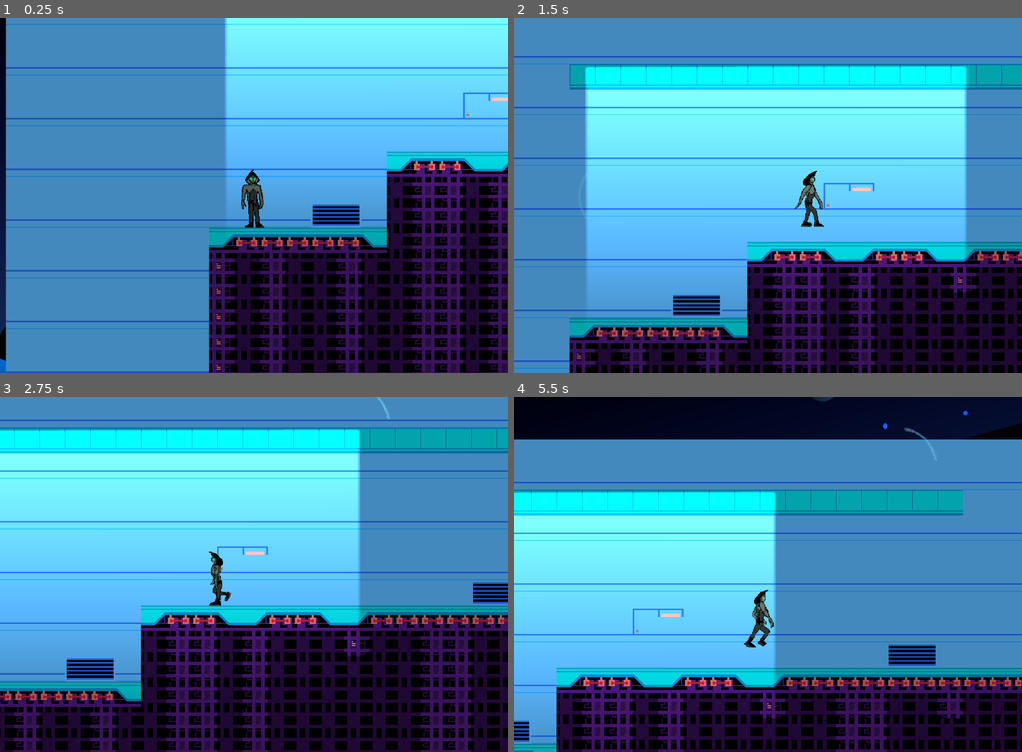
Above: before the commit, frames 1-4 (two rows, left to right).
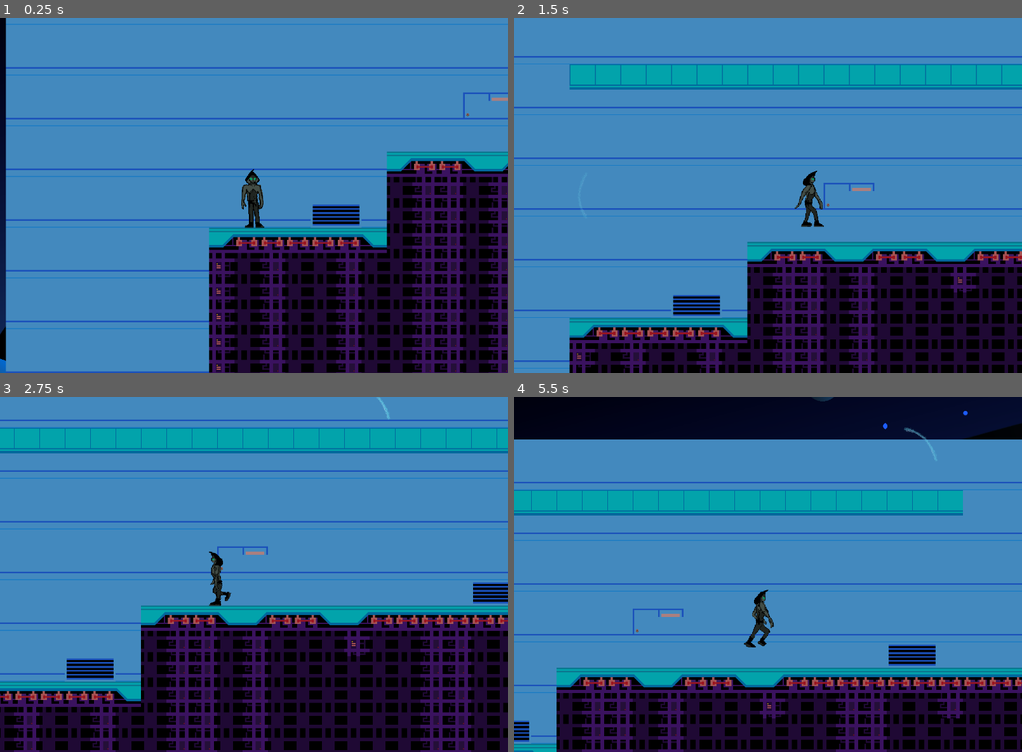
Above: after the commit, the same moments.

Repository: ParkHyun122/PlatformerGameJam2
Game: Godot game, scene res://Scenes/Levels/firstlevel.tscn
Same seed, same stepped clock (60 frames per second), same inputs: the game is played once before the commit and once after it. This scene is started directly instead of the project's main scene.
Inputs (mouse positions are in pixels of both pictures, inside the frame that each line leads up to):
- Up to frame 1 (0.25 s): no input
- Up to frame 2 (1.5 s): move the mouse to (879, 177) at 0.52 s; hold D (right) from 0.53 s (still down); click (879, 177) at 0.6 s; tap W (jump) at 0.77 s; move the mouse to (666, 213) at 1.27 s; tap S (crouch) at 1.35 s
- Up to frame 3 (2.75 s): tap W (jump) at 1.52 s; click (152, 592) at 1.55 s; move the mouse to (304, 496) at 2.02 s; release D (right) at 2.03 s; hold A (left) from 2.03 s (still down); tap E (interact) at 2.1 s; click (304, 496) at 2.3 s
- Up to frame 4 (5.5 s): move the mouse to (742, 645) at 2.77 s; release A (left) at 2.78 s; hold D (right) 2.78-4.28 s; click (742, 645) at 2.85 s; tap W (jump) at 3.02, 3.77, 4.52 s; move the mouse to (920, 627) at 3.52 s; tap Space (zip) at 3.6 s; click (920, 627) at 3.8 s; move the mouse to (615, 521) at 4.27 s; hold A (left) 4.28-5.03 s; click (615, 521) at 4.35 s; move the mouse to (793, 574) at 5.02 s; hold D (right) from 5.03 s (still down); hold S (crouch) from 5.03 s (still down); click (793, 574) at 5.3 s

The runs differ from the first frame. In frame 1, 27% of the frame differs, in the area x 44-100%, y 0-55%; in frame 2, 45%, in the area x 14-90%, y 13-81%; in frame 3, 42%; in frame 4, 29%.

Commit message:
lights and map

Diff:
--- a/Scenes/Levels/firstlevel.tscn
+++ b/Scenes/Levels/firstlevel.tscn
@@ -48,11 +48,6 @@
 physics_layer_0/collision_layer = 1
 physics_layer_0/collision_mask = 2
 sources/0 = SubResource("TileSetAtlasSource_2hssh")
-
-[sub_resource type="Gradient" id="Gradient_vrs8d"]
-
-[sub_resource type="GradientTexture2D" id="GradientTexture2D_cdpb8"]
-gradient = SubResource("Gradient_vrs8d")
 
 [node name="level2" type="Node2D" unique_id=1976766019]
 script = ExtResource("1_vrs8d")
@@ -119,9 +114,3 @@
 position = Vector2(2345, -526)
 collision_layer = 20
 collision_mask = 32
-
-[node name="PointLight2D" type="PointLight2D" parent="." unique_id=1890348710]
-position = Vector2(584, -355.00003)
-rotation = 1.5690246
-scale = Vector2(-10.753987, 15.024465)
-texture = SubResource("GradientTexture2D_cdpb8")
--- a/Scenes/Levels/level_1.tscn
+++ b/Scenes/Levels/level_1.tscn
@@ -396,6 +396,8 @@
 physics_layer_0/collision_mask = 39
 sources/0 = SubResource("TileSetAtlasSource_4dpyx")
 
+[sub_resource type="ImageTexture" id="ImageTexture_5f3p6"]
+
 [node name="level1" type="Node2D" unique_id=1976766019]
 script = ExtResource("1_xgxfi")
 
@@ -463,3 +465,6 @@
 position = Vector2(2345, -526)
 collision_layer = 20
 collision_mask = 32
+
+[node name="PointLight2D" type="PointLight2D" parent="." unique_id=1942430714]
+texture = SubResource("ImageTexture_5f3p6")
--- a/Scripts/Player/player.gd
+++ b/Scripts/Player/player.gd
@@ -119,6 +119,7 @@
 		current_kunai.spawnPos = global_position
 		current_kunai.spawnRot = get_mouse_dir().angle()
 		main.add_child.call_deferred(current_kunai)
+		print("kunai added to scene")
 	else:
 		current_kunai.retrieve()
 
Binary file added: Assets/spritesheets/maps/light.png
Not shown, added: Assets/spritesheets/maps/light.png.import
